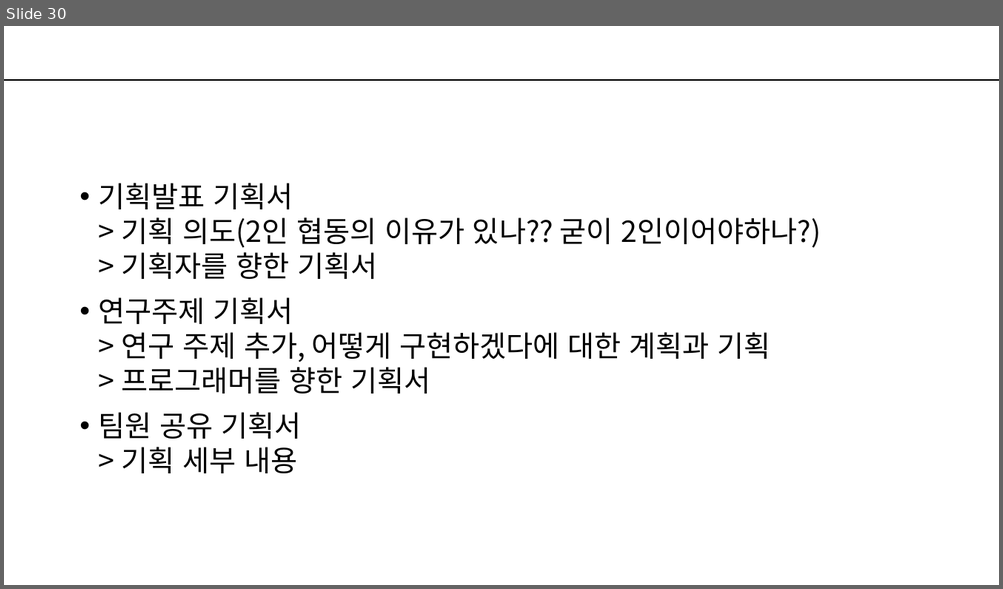
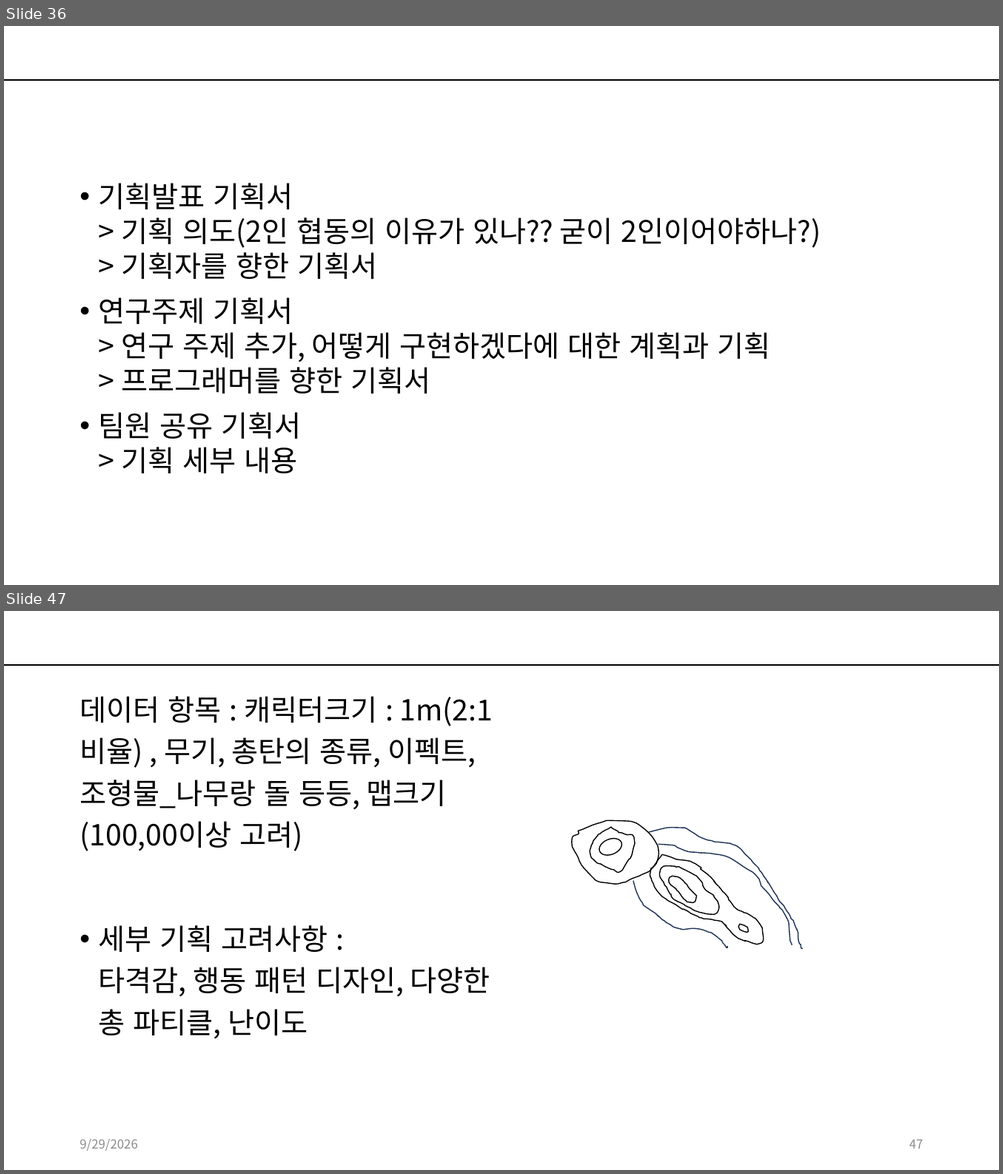
Before and after one commit to kwakyerin/2026_Graduation_Project, a slide deck: documents/HyunahKwon/design/designing/for_teammates/배트와 달트_기획서.pptx. Shown one above the other, each under a label of ours: slide 30 before the commit, slides 36 and 47 after it; the slides between them are not shown. The pictures are 1003x589 and 1003x1174 pixels, drawn with LibreOffice and Linux fonts; fonts in the diff are those of the drawing. Boxes give left, top, right and bottom in pixels: in the first picture for what was removed or moved away, otherwise in the second. Text is boxed around its words. In the diff, an @@ line names an element or a change of style, - is before the commit and + after.

Commit message:
벌,주민 디자인 후보시트

```diff
--- a/documents/HyunahKwon/design/designing/for_teammates/배트와 달트_기획서.pptx
+++ b/documents/HyunahKwon/design/designing/for_teammates/배트와 달트_기획서.pptx
@@ slide 47 added at (x1=4, y1=611, x2=999, y2=1170), background #FFFFFF; not listed: 1 template element that a slide beside it also shows @@
@@ text added at (x1=79, y1=696, x2=493, y2=1039), 28 pt, text #000000 @@
+데이터 항목 : 캐릭터크기 : 1m(2:1비율) , 무기, 총탄의 종류, 이펙트, 조형물_나무랑 돌 등등, 맵크기 (100,00이상 고려)
+• 세부 기획 고려사항 :
+  타격감, 행동 패턴 디자인, 다양한 총 파티클, 난이도
@@ freeform shape added at (x1=572, y1=820, x2=659, y2=884), outline #000000 1 pt @@
@@ freeform shape added at (x1=589, y1=827, x2=634, y2=873), outline #000000 1 pt @@
@@ freeform shape added at (x1=649, y1=827, x2=802, y2=949), outline #1E3256 1 pt @@
@@ ellipse added at (x1=597, y1=835, x2=624, y2=859), outline #000000 1 pt @@
@@ freeform shape added at (x1=658, y1=845, x2=792, y2=945), outline #1E3256 1 pt @@
@@ freeform shape added at (x1=650, y1=855, x2=763, y2=945), outline #000000 1 pt @@
@@ freeform shape added at (x1=659, y1=866, x2=719, y2=914), outline #000000 1 pt @@
@@ freeform shape added at (x1=669, y1=876, x2=697, y2=903), outline #000000 1 pt @@
@@ freeform shape added at (x1=633, y1=881, x2=727, y2=948), outline #1E3256 1 pt @@
@@ freeform shape added at (x1=738, y1=924, x2=748, y2=933), outline #000000 1 pt @@
@@ text added at (x1=79, y1=1139, x2=137, y2=1151), 12 pt, text #8C8C8C @@
+9/29/2026
@@ page number added at (x1=909, y1=1140, x2=923, y2=1149), 12 pt, text #8C8C8C @@
+47
@@ what was slide 30 is now slide 36 @@
```
Also in this commit, not shown: 22 slides changed, 12 other slides added, 1 slide removed, 3 other files.
